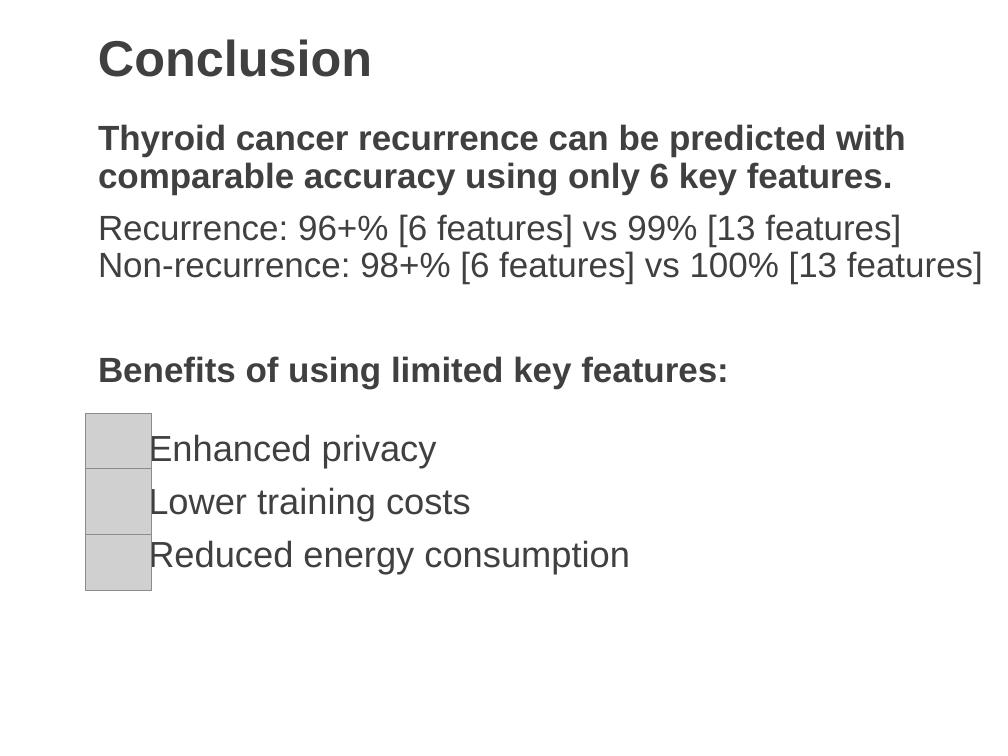
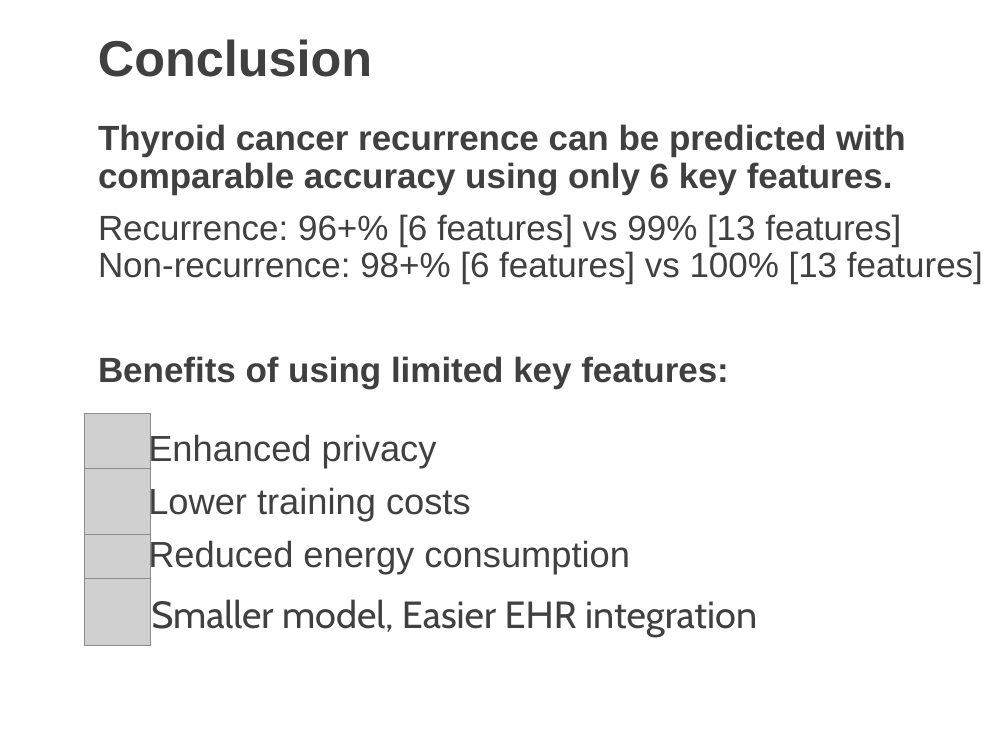
Before and after one commit to josh-dcosta/pjas-thyroid, a slide deck: slide 24 of presentation/Thyroid_Cancer_Recurrence_Presentation_v4.pptx. Drawn at 1008x756 pixels with LibreOffice and Linux fonts; fonts in the diff are those of the drawing; grey boxes stand for pictures. Boxes give left, top, right and bottom in pixels: in the first picture for what was removed or moved away, otherwise in the second. Text is boxed around its words. In the diff, an @@ line names an element or a change of style, - is before the commit and + after.

```diff
--- a/presentation/Thyroid_Cancer_Recurrence_Presentation_v4.pptx
+++ b/presentation/Thyroid_Cancer_Recurrence_Presentation_v4.pptx
@@ picture added at (x1=85, y1=579, x2=151, y2=645) @@
@@ text added at (x1=151, y1=599, x2=757, y2=637), 27 pt, text #404040 @@
+Smaller model, Easier EHR integration
```
Also in this commit, not shown: 1 other slide changed.
